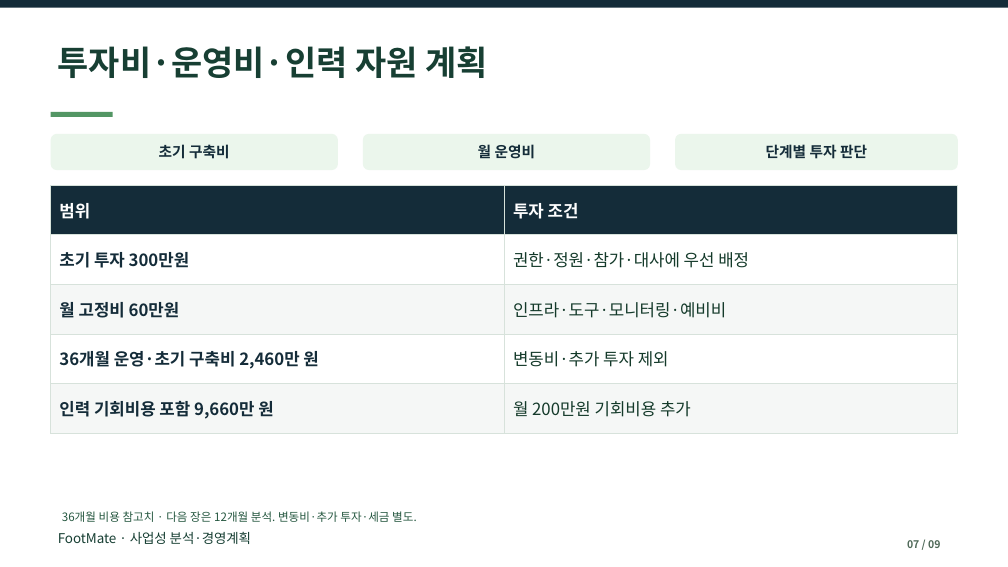
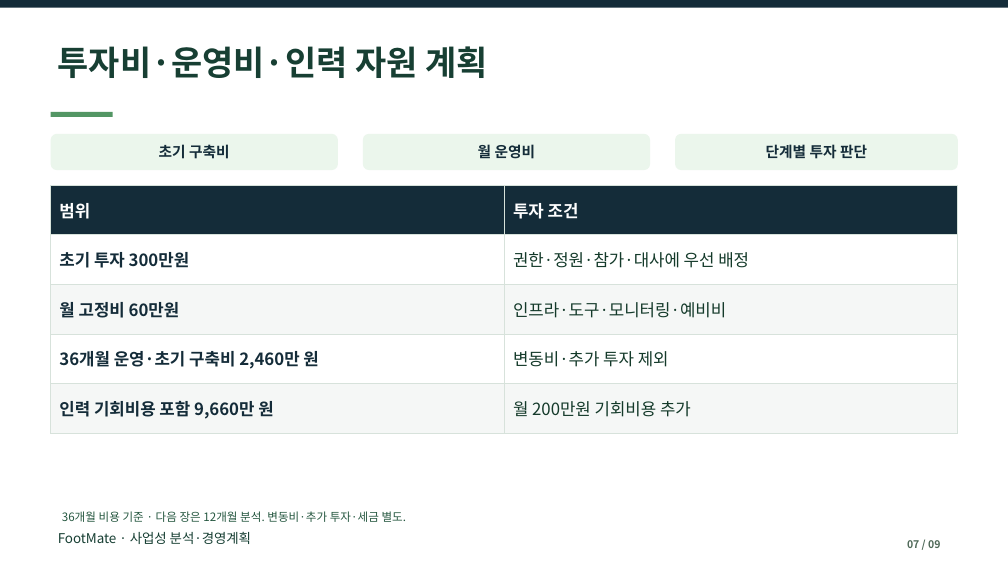
Before and after one commit to dohyunkimmm/footmate, a slide deck: slide 7 of src/case-study/downloads/footmate_report.pptx. Drawn at 1008x567 pixels with LibreOffice and Linux fonts; fonts in the diff are those of the drawing. Boxes give left, top, right and bottom in pixels: in the first picture for what was removed or moved away, otherwise in the second. Text is boxed around its words. In the diff, an @@ line names an element or a change of style, - is before the commit and + after.

```diff
--- a/src/case-study/downloads/footmate_report.pptx
+++ b/src/case-study/downloads/footmate_report.pptx
@@ text at (62,511,407,522): text changed @@
-36개월 비용 참고치 · 다음 장은 12개월 분석. 변동비·추가 투자·세금 별도.
+36개월 비용 기준 · 다음 장은 12개월 분석. 변동비·추가 투자·세금 별도.
```
Also in this commit, not shown: 3 other slides changed, 16 other files.
